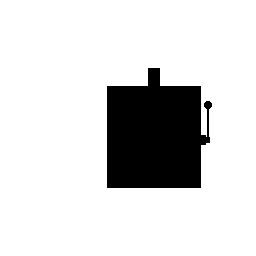
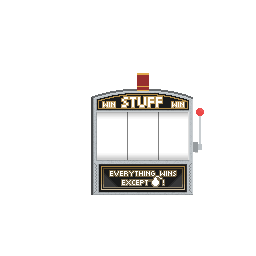
The second 256 × 256 image is a revision of the first. Changes to its layers:
hid "Layer 2", painted on it over (x1=98, y1=101, x2=212, y2=149)
added layer "Layer 3" (5%) above "Layer 5" over (x1=93, y1=92, x2=193, y2=195)
added layer "Layer 5" above "Layer 4" over (x1=97, y1=153, x2=188, y2=160)
added layer "Layer 4" above "Layer 1" over (x1=97, y1=112, x2=188, y2=119)
painted on "Layer 1" over (x1=91, y1=68, x2=204, y2=195)
